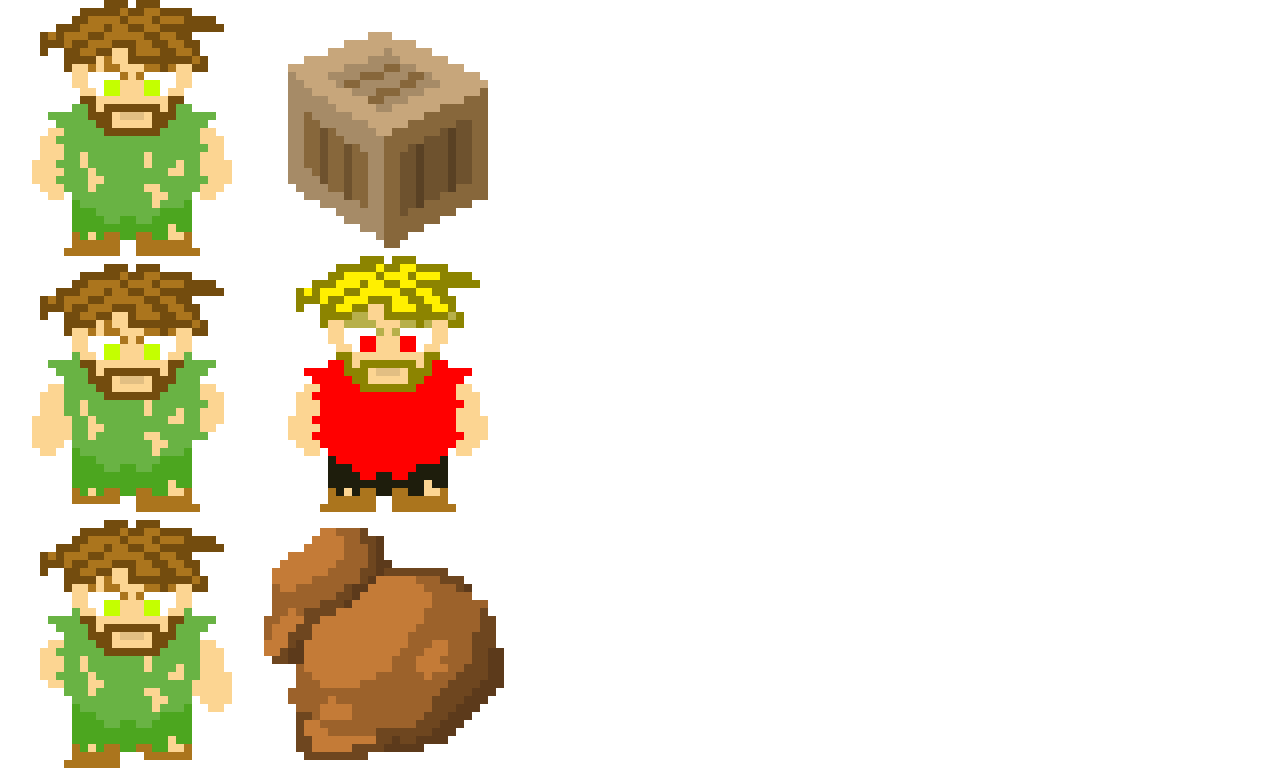
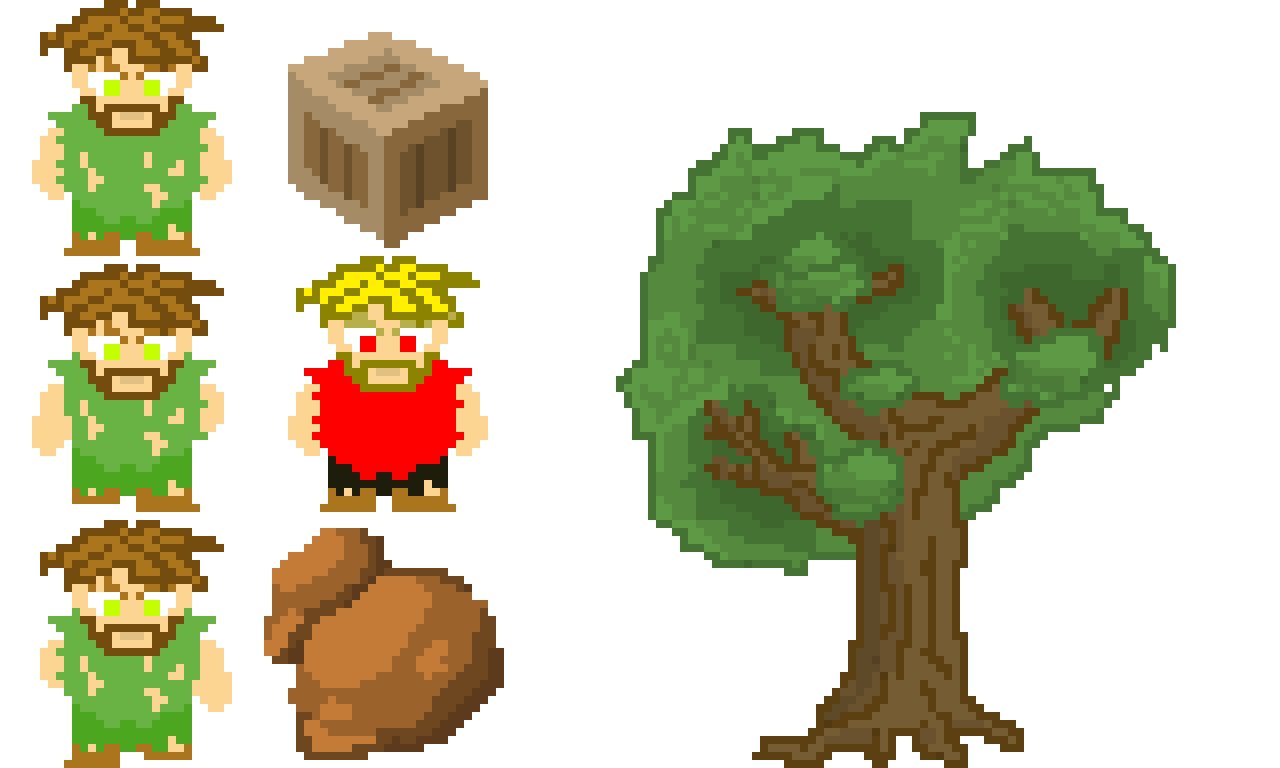
Layer changes from the first 1280 × 768 image to the second:
added layer "tree" above "r" over [616, 112, 1176, 768]
